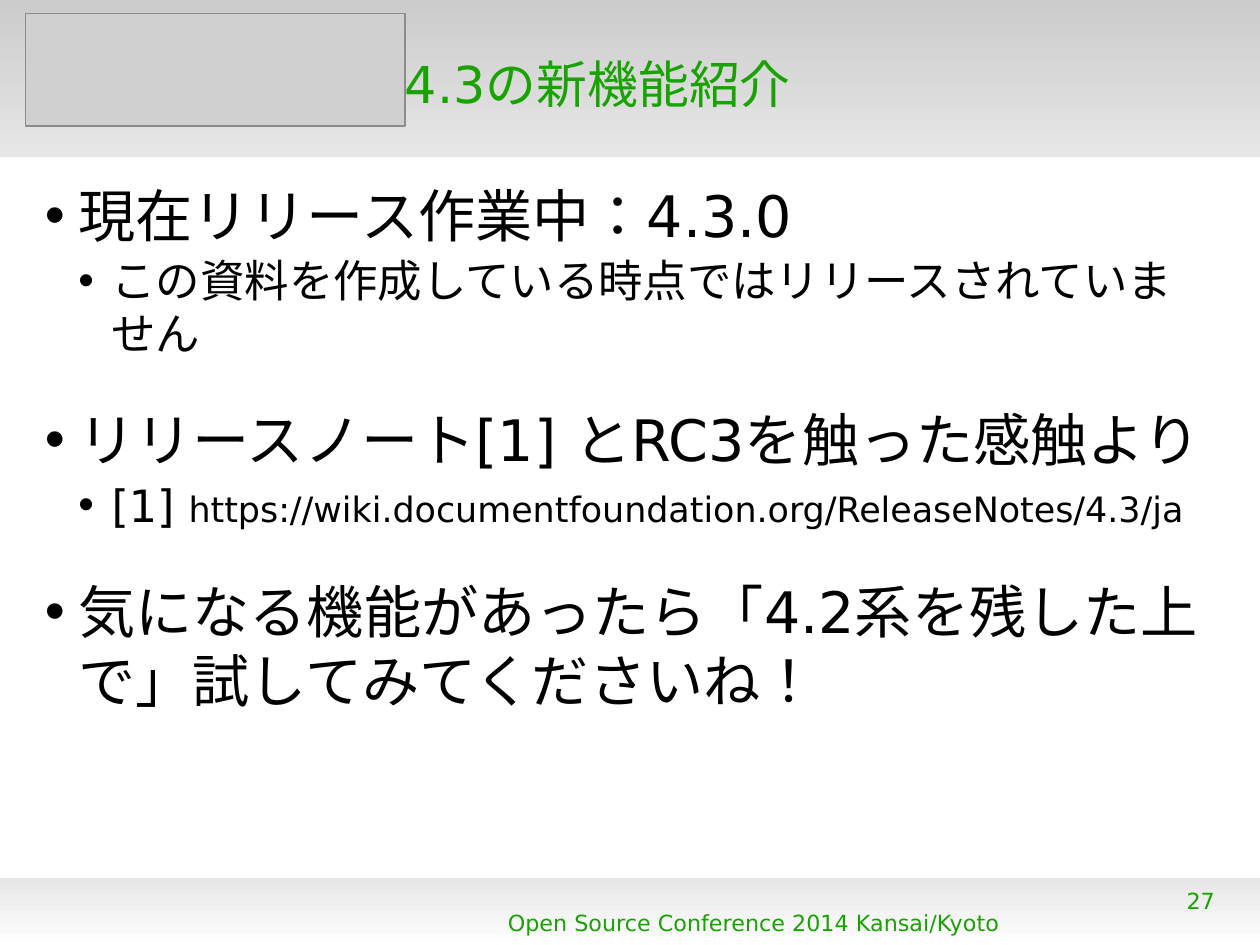
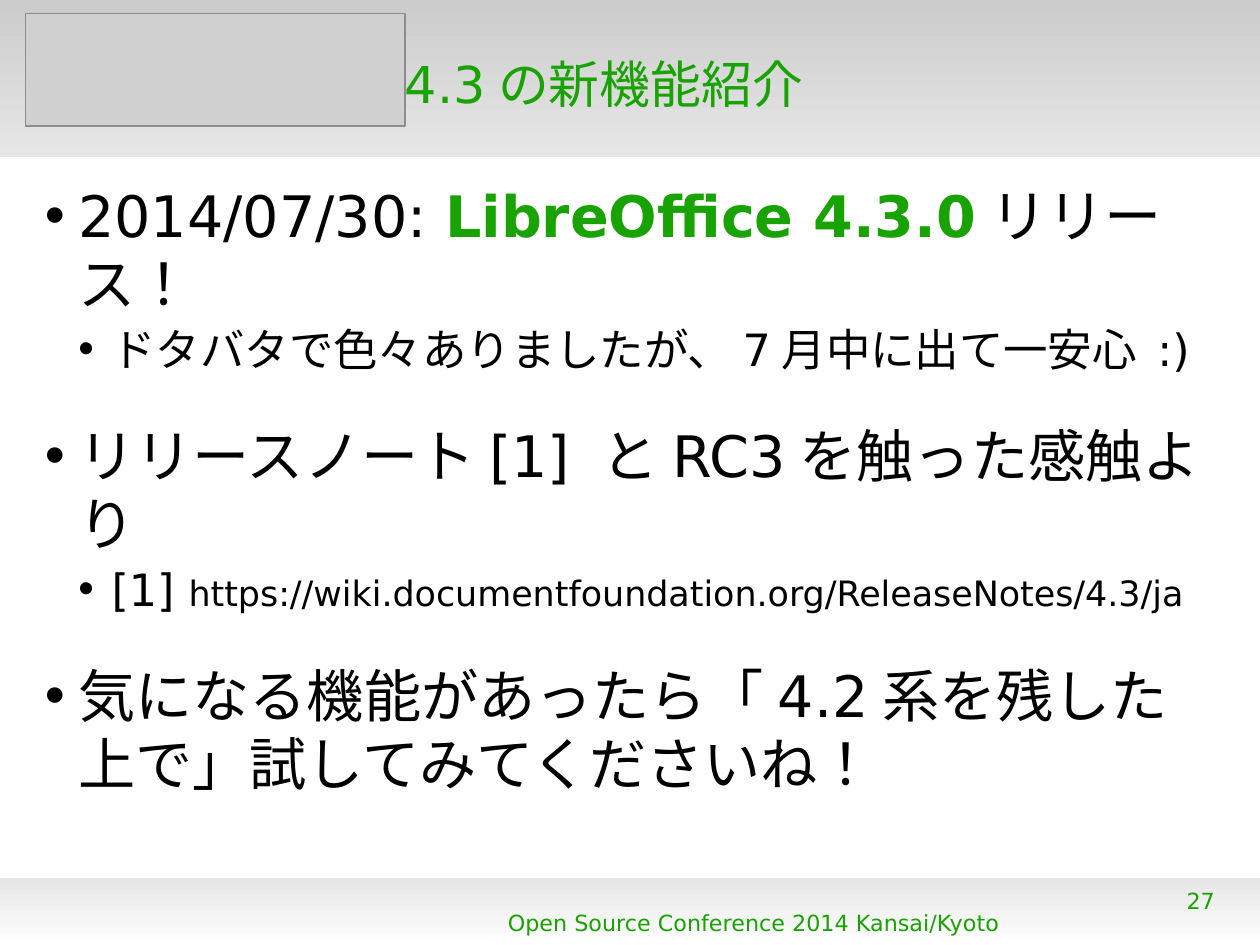
Before and after one commit to gitter-badger/KantoLibreOffice, a slide deck: slide 27 of others/OSC2014Kansai.odp. Drawn at 1260x945 pixels with LibreOffice and Linux fonts; fonts in the diff are those of the drawing; grey boxes stand for pictures; background and template pictures are left out. Boxes give left, top, right and bottom in pixels: in the first picture for what was removed or moved away, otherwise in the second. Text is boxed around its words. In the diff, an @@ line names an element or a change of style, - is before the commit and + after.

Commit message:
others/OSC2014Kansai.odp - change due to release 4.3.0

```diff
--- a/others/OSC2014Kansai.odp
+++ b/others/OSC2014Kansai.odp
@@ text at [78, 193, 976, 369]: text changed; size 28 to 36 pt @@
-• 現在リリース作業中：4.3.0
-  • この資料を作成している時点ではリリースされていません
+• 2014/07/30: LibreOffice 4.3.0リリース！
+  • ドタバタで色々ありましたが、7月中に出て一安心 :)
```
